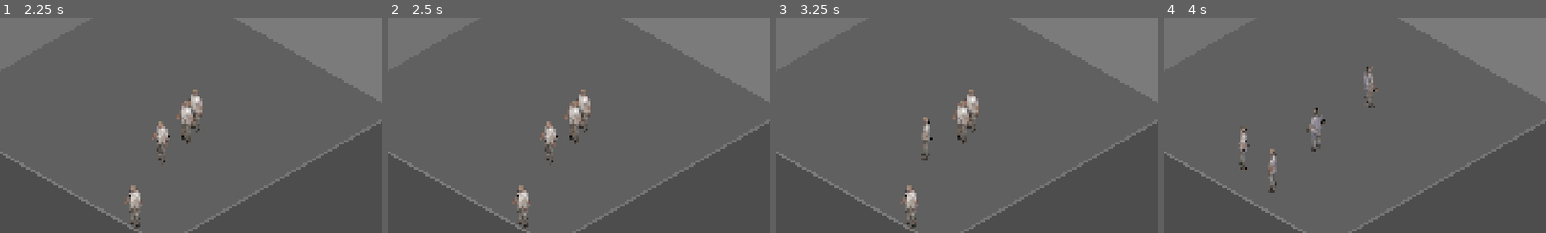
Above: before the commit, frames 1-4 (left to right).
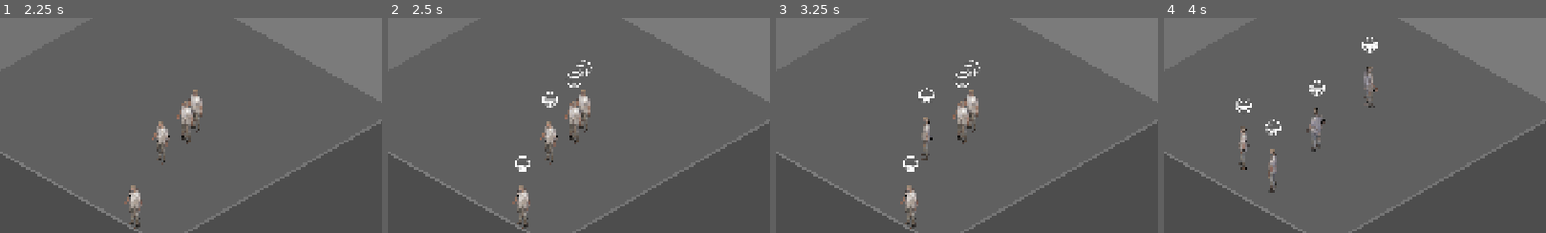
Above: after the commit, the same moments.

Repository: ygr671/beyond-the-ice
Game: Godot game, scene res://Scenes/boot.tscn
The game is run twice, just before and just after one commit, with the same random seed, the same clock (stepped at 60 frames per second) and the same inputs.
Inputs:
- Up to frame 1 (2.25 s): click "J'ai lu et j'accepte les term…" at 0.5 s; click "Accepter" at 1.25 s; click "START" at 2 s
- Up to frame 2 (2.5 s): no input
- Up to frame 3 (3.25 s): click "Salon" at 2.75 s
- Up to frame 4 (4 s): click "Salle de bain" at 3.5 s
The pictures show only the part of the screen within x 29-79%, y 41-91%; the shares and areas given below are measured in that part.

Frame 1 is identical in both runs. In frame 2, 0.5% of the frame differs, in the area x 33-54%, y 19-72%; in frame 3, 0.5%; in frame 4, 0.6%, in the area x 18-56%, y 8-55%.

Commit message:
Affichage emoji au dessus des npc

Diff:
--- a/Scripts/salle_npc_creation.gd
+++ b/Scripts/salle_npc_creation.gd
@@ -6,7 +6,10 @@
 	for i in range(4):
 
 		var npc = npc_scene.instantiate() as NavigationNPC
-		npc.setup("Nils", "Bienvenue à la base Concordia !", "Nils")
+
+		add_child(npc)  # Important : onready se déclenche maintenant
+		npc.setup("Nils", "Bienvenue à la base Concordia !", "Nils", "😁")
+
 
 		var random_x = randf_range(0.0, 5.0)
 		var random_z = randf_range(0.0, 5.0)
--- a/npc/navigation_npc.gd
+++ b/npc/navigation_npc.gd
@@ -6,6 +6,12 @@
 
 @export var npc_name: String = "NPC"
 @export var dialogue: String = "Bonjour !"
+@export var emoji: String = "😁"
+
+@onready var label := $Sprite3D/SubViewport/Label
+
+
+
 
 func _display() -> String:
 	return "Je m'appelle " + npc_name + " " + dialogue
@@ -16,9 +22,10 @@
 var Move: bool = true
 var waiting := false
 # Setup
-func setup(name: String = "DefaultName", dialogue_text: String = "Bonjour !", model_name: String = "Nils") -> void:
+func setup(name: String = "DefaultName", dialogue_text: String = "Bonjour !", model_name: String = "Nils", em: String = emoji) -> void:
 	self.npc_name = name
 	self.dialogue = dialogue_text
+	self.label.text = em
 	var path = "res://Import/Models/%s.fbx" % model_name
 	if ResourceLoader.exists(path):
 		var scene = load(path)
--- a/npc/navigation_npc.tscn
+++ b/npc/navigation_npc.tscn
@@ -1,12 +1,16 @@
-[gd_scene load_steps=4 format=3 uid="uid://dhb0rh6musbex"]
+[gd_scene load_steps=6 format=3 uid="uid://dhb0rh6musbex"]
 
 [ext_resource type="Script" uid="uid://xxp86afck0ka" path="res://npc/navigation_npc.gd" id="1_jlvxn"]
+[ext_resource type="Script" uid="uid://wtn7ck1qcwfm" path="res://npc/sub_viewport.gd" id="2_da7jf"]
 
 [sub_resource type="CapsuleMesh" id="CapsuleMesh_da7jf"]
 
 [sub_resource type="CylinderShape3D" id="CylinderShape3D_da7jf"]
 height = 2.9973145
 radius = 0.67333984
+
+[sub_resource type="ViewportTexture" id="ViewportTexture_da7jf"]
+viewport_path = NodePath("Sprite3D/SubViewport")
 
 [node name="NavigationNPC" type="CharacterBody3D"]
 transform = Transform3D(1, 0, 0, 0, 1, 0, 0, 0, 1, 0, 0.008757591, 0)
@@ -24,3 +28,27 @@
 shape = SubResource("CylinderShape3D_da7jf")
 
 [node name="NavigationAgent3D" type="NavigationAgent3D" parent="."]
+
+[node name="Sprite3D" type="Sprite3D" parent="."]
+transform = Transform3D(1, 0, 0, 0, 1, 0, 0, 0, 1, 0, 2.2777872, 0)
+billboard = 1
+shaded = true
+texture = SubResource("ViewportTexture_da7jf")
+
+[node name="SubViewport" type="SubViewport" parent="Sprite3D"]
+disable_3d = true
+transparent_bg = true
+size = Vector2i(300, 100)
+script = ExtResource("2_da7jf")
+
+[node name="Label" type="Label" parent="Sprite3D/SubViewport"]
+anchors_preset = 15
+anchor_right = 1.0
+anchor_bottom = 1.0
+grow_horizontal = 2
+grow_vertical = 2
+theme_override_font_sizes/font_size = 50
+text = "Salut"
+horizontal_alignment = 1
+vertical_alignment = 1
+autowrap_mode = 2
--- /dev/null
+++ b/npc/sub_viewport.gd
@@ -0,0 +1,5 @@
+extends SubViewport
+
+
+func _process(delta: float) -> void:
+	pass
Not shown, added: npc/sub_viewport.gd.uid
